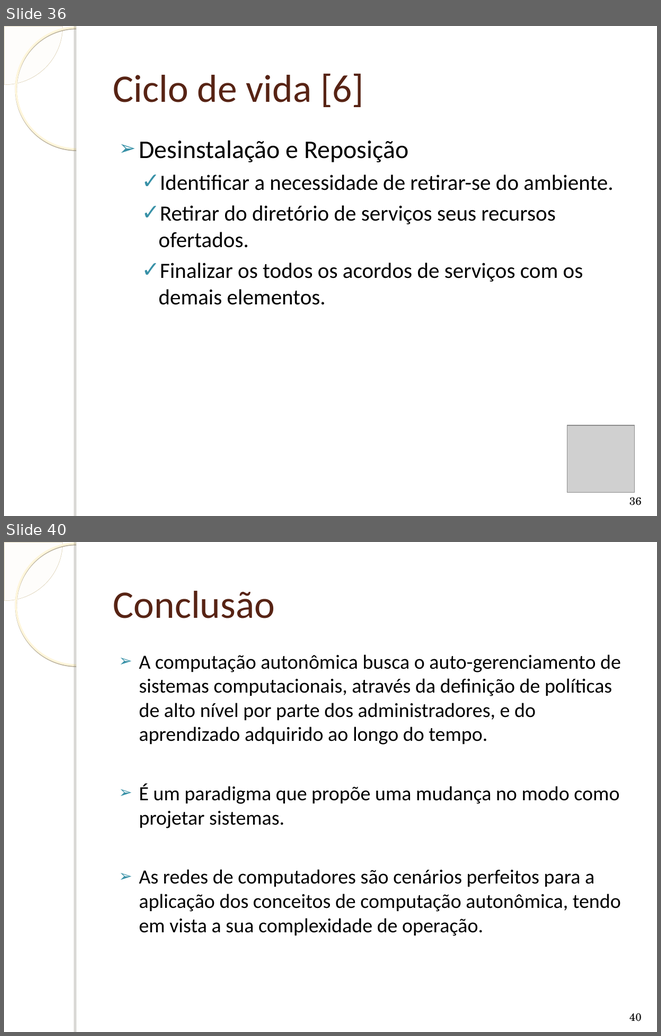
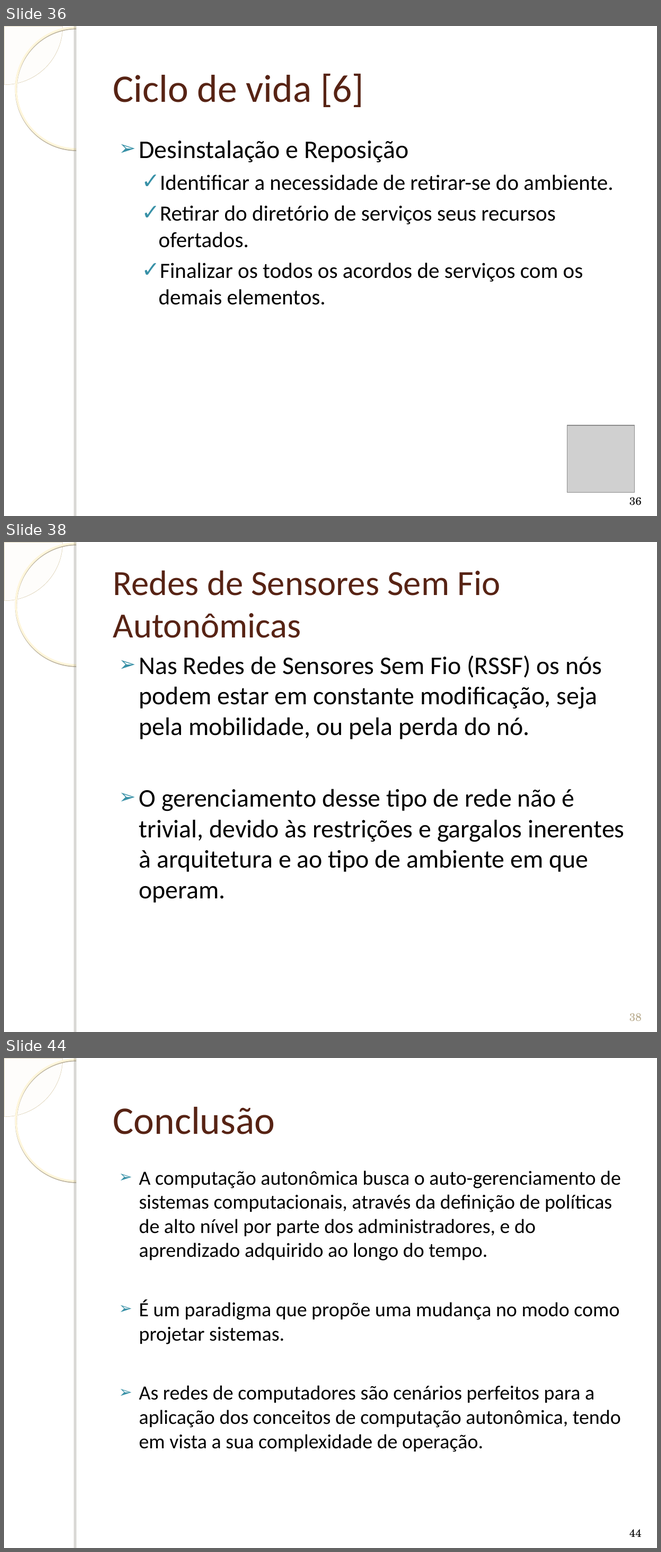
Before and after one commit to humbertogaliza/relatorio-mob655, a slide deck: Apresentação Redes Autonômicas.ppt. Shown one above the other, each under a label of ours: slides 36 and 40 before the commit, slides 36, 38 and 44 after it; the slides between them are not shown. The pictures are 661x1036 and 661x1552 pixels, drawn with LibreOffice and Linux fonts; fonts in the diff are those of the drawing; grey boxes stand for pictures; background and template pictures are left out. Boxes give left, top, right and bottom in pixels: in the first picture for what was removed or moved away, otherwise in the second. Text is boxed around its words. In the diff, an @@ line names an element or a change of style, - is before the commit and + after.

```diff
--- a/Apresentação Redes Autonômicas.ppt
+++ b/Apresentação Redes Autonômicas.ppt
@@ slide 38 added at [4,542,657,1032], background picture (left out); not listed: 4 template elements that a slide beside it also shows @@
@@ title added at [113,570,500,638], 39 pt, text #572314 @@
+Redes de Sensores Sem Fio Autonômicas
@@ text added at [139,655,624,902], 28 pt, text #000000 @@
+➢ Nas Redes de Sensores Sem Fio (RSSF) os nós podem estar em constante modificação, seja pela mobilidade, ou pela perda do nó.
+➢ O gerenciamento desse tipo de rede não é trivial, devido às restrições e gargalos inerentes à arquitetura e ao tipo de ambiente em que operam.
@@ page number added at [629,1013,642,1021], 12 pt, text #B5A788 @@
+38
@@ what was slide 40 is now slide 44 @@
@@ page number at [629,1529,642,1537]: text changed @@
-40
+44
```
Also in this commit, not shown: 6 slides changed, 4 other slides added, 1 slide removed, 1 other file.
